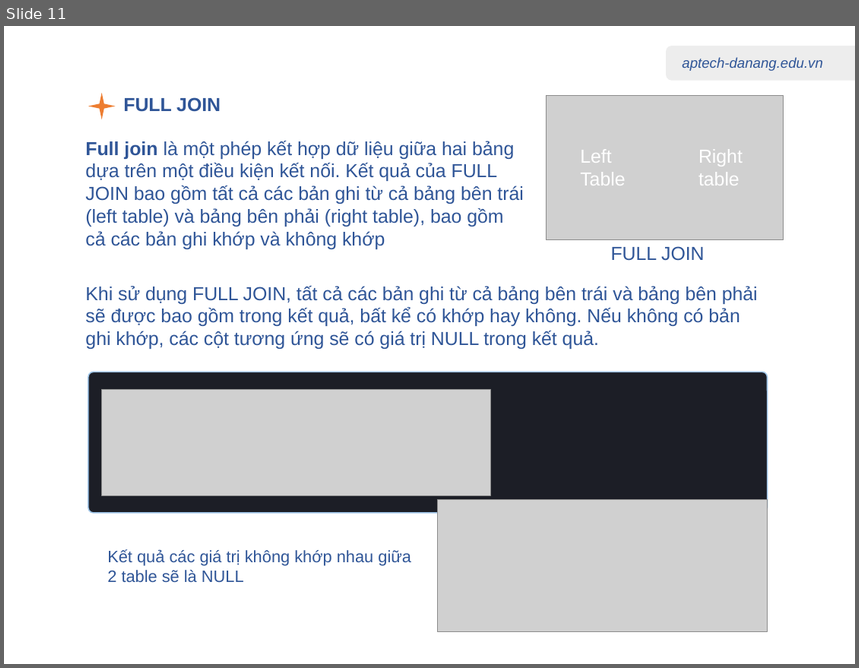
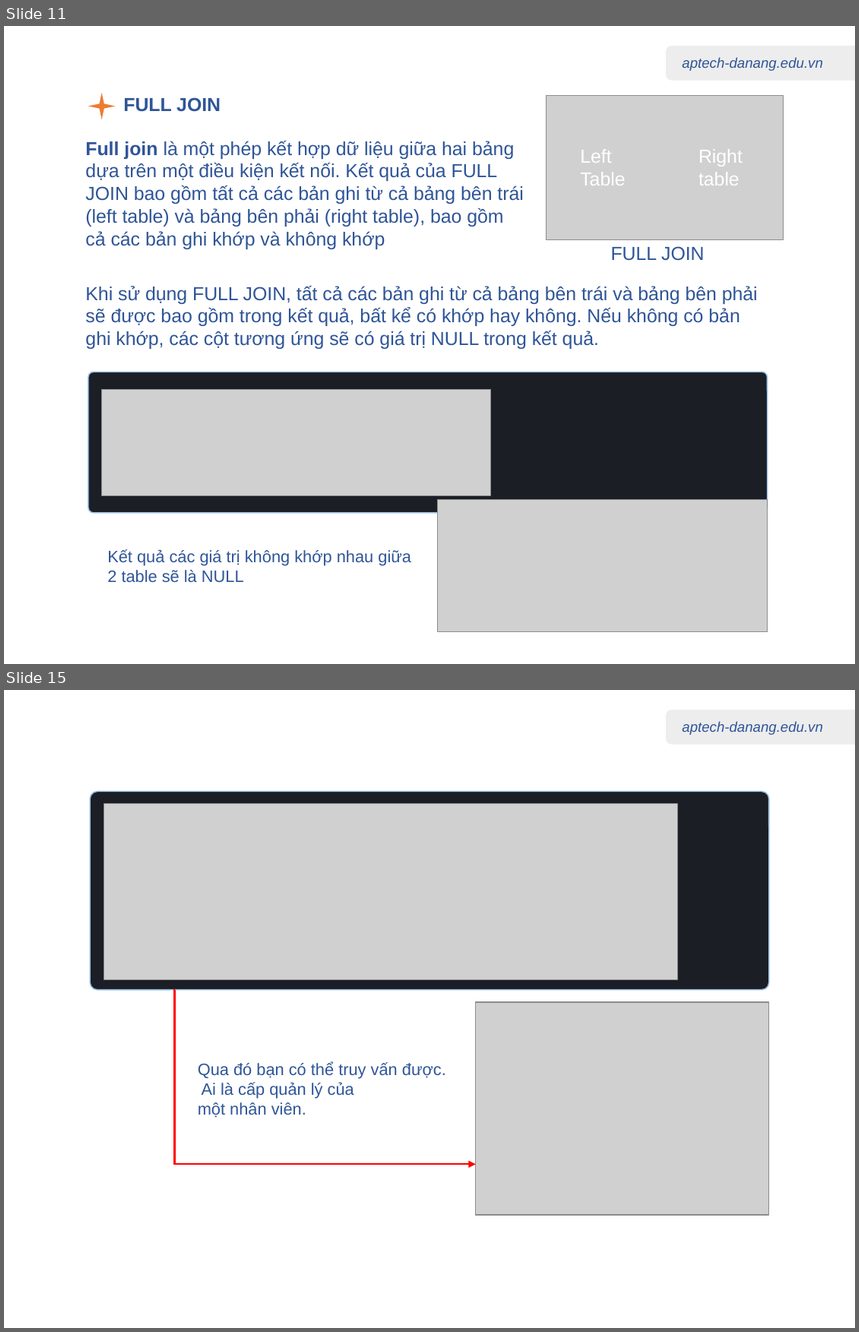
Before and after one commit to nhannn87dn/Learn-PostgreSQL, a slide deck: 01.Lessions/06-Joining-Multiple-Tables/06-Joining-Multiple-Tables.pptx. Shown one above the other, each under a label of ours: slide 11 before the commit, slides 11 and 15 after it; the slides between them are not shown. The pictures are 859x668 and 859x1332 pixels, drawn with LibreOffice and Linux fonts; fonts in the diff are those of the drawing; grey boxes stand for pictures. Boxes give left, top, right and bottom in pixels: in the first picture for what was removed or moved away, otherwise in the second. Text is boxed around its words. In the diff, an @@ line names an element or a change of style, - is before the commit and + after.

```diff
--- a/01.Lessions/06-Joining-Multiple-Tables/06-Joining-Multiple-Tables.pptx
+++ b/01.Lessions/06-Joining-Multiple-Tables/06-Joining-Multiple-Tables.pptx
@@ slide 15 added at (x1=4, y1=690, x2=855, y2=1328), background #FFFFFF; not listed: 2 template elements that a slide beside it also shows @@
@@ rounded rectangle added at (x1=90, y1=791, x2=769, y2=989), fill #1C1E26, outline #9DC3E6 1 pt @@
@@ picture added at (x1=104, y1=804, x2=677, y2=980) @@
@@ elbow arrow added from (175, 989) to (475, 1164), #FF0000 1.5 pt @@
@@ picture added at (x1=475, y1=1002, x2=769, y2=1215) @@
@@ text added at (x1=198, y1=1062, x2=446, y2=1118), 14 pt, text #2F5597 @@
+Qua đó bạn có thể truy vấn được.
+Ai là cấp quản lý của
+một nhân viên.
```
Also in this commit, not shown: 1 slide changed, 3 other slides added, 7 other files.
